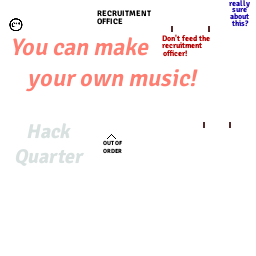
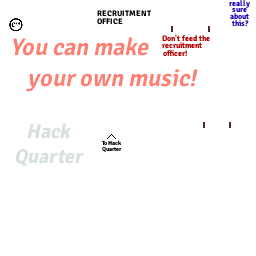
Comparing the layer stacks of the two w=256, h=256 images. Changes:
added layer "Quarter" above "To Hack" over [102, 146, 122, 152]
added layer "To Hack" above "OUT OF ..." over [102, 140, 122, 146]
hid "OUT OF ..." over [103, 140, 123, 154]
